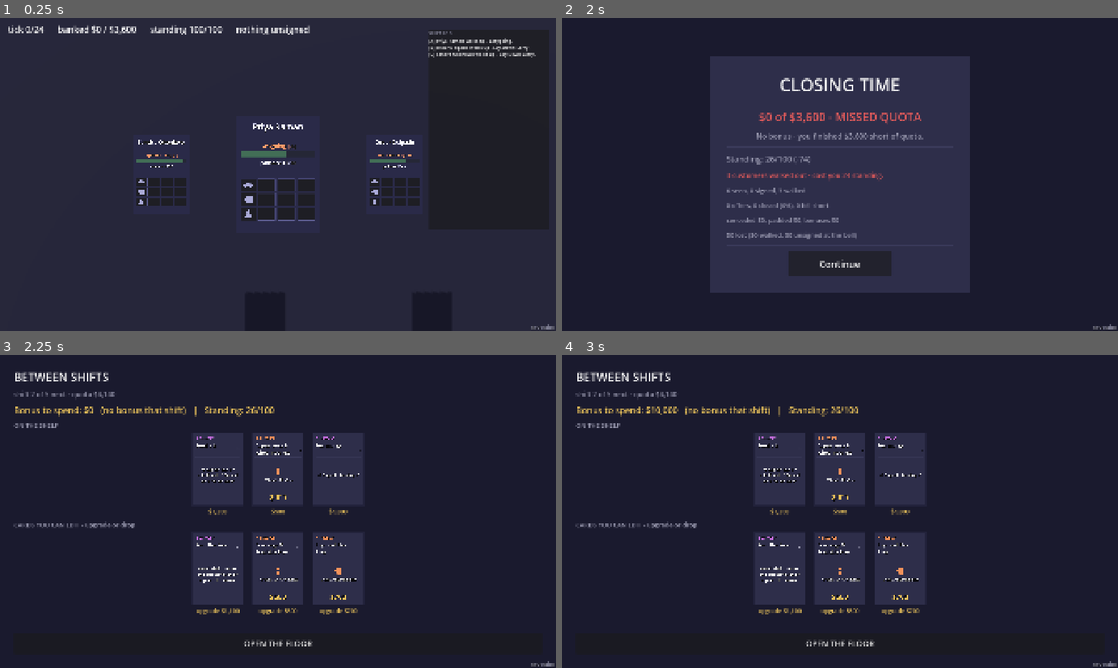
Above: before the commit, frames 1-4 (two rows, left to right).
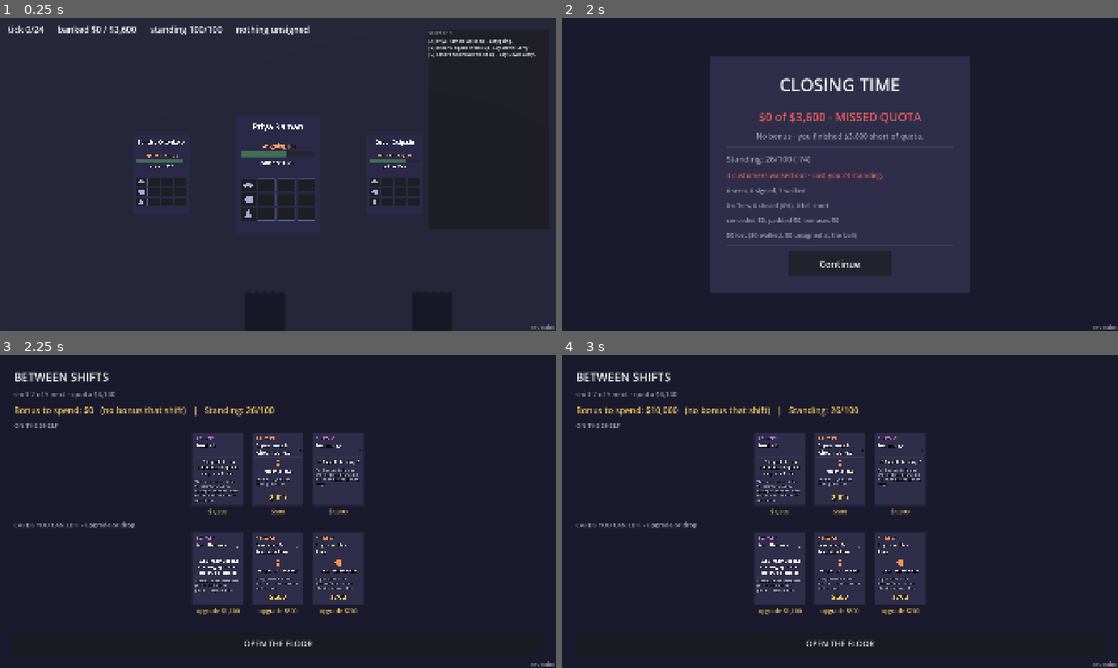
Above: after the commit, the same moments.

Repository: Painkills/RogueDealership
Game: Godot game, scene res://scenes/run.tscn
Same seed, same stepped clock (60 frames per second), same inputs: the game is played once before the commit and once after it.
Inputs (mouse positions are in pixels of both pictures, inside the frame that each line leads up to):
- Up to frame 1 (0.25 s): no input
- Up to frame 2 (2 s): click (589, 30) at 0.5 s; click (589, 30) at 1.25 s
- Up to frame 3 (2.25 s): click "Continue" at 2 s
- Up to frame 4 (3 s): click (840, 395) at 2.75 s

Frames 1-2 are identical in both runs. In frame 3, 1.4% of the frame differs, in the area x 35-65%, y 33-76%; in frame 4, 1.4%.

Commit message:
feat(view): render each card's authored flavor text on its face
CardDef.text has always carried a written line for every product and
support card, but nothing ever displayed it. Adds a FlavorLabel below
the mechanics, dim and smaller than the body text so it reads as color
commentary rather than a second rules line, with a thin divider to set
it apart. BodyRow drops its own expand-fill/centering now that flavor
is the element that absorbs vertical slack, keeping MarginLabel pinned
near the bottom regardless of how long a card's flavor text runs.

Co-Authored-By: Claude Sonnet 5 <noreply@anthropic.com>

Diff:
--- a/game/scenes/cards/card_front_2d.tscn
+++ b/game/scenes/cards/card_front_2d.tscn
@@ -3,20 +3,20 @@
 [ext_resource type="Script" path="res://scripts/view/card_type_icon_control.gd" id="1_20uip"]
 [ext_resource type="Script" path="res://scripts/view/category_icon_control.gd" id="2_ybcwr"]
 
-[node name="CardFront" type="Control" unique_id=1147285208]
+[node name="CardFront" type="Control" unique_id=910263955]
 custom_minimum_size = Vector2(500, 700)
 layout_mode = 3
 anchors_preset = 0
 offset_right = 500.0
 offset_bottom = 700.0
 
-[node name="Background" type="ColorRect" parent="." unique_id=1896641716]
+[node name="Background" type="ColorRect" parent="." unique_id=1981780091]
 layout_mode = 0
 anchor_right = 1.0
 anchor_bottom = 1.0
 color = Color(0.13333334, 0.13333334, 0.23137255, 1)
 
-[node name="Inset" type="ColorRect" parent="." unique_id=767071958]
+[node name="Inset" type="ColorRect" parent="." unique_id=337939379]
 layout_mode = 0
 anchor_right = 1.0
 anchor_bottom = 1.0
@@ -26,7 +26,7 @@
 offset_bottom = -10.0
 color = Color(0.18039216, 0.18039216, 0.2901961, 1)
 
-[node name="Margin" type="MarginContainer" parent="." unique_id=1723685613]
+[node name="Margin" type="MarginContainer" parent="." unique_id=1088894197]
 layout_mode = 0
 anchor_right = 1.0
 anchor_bottom = 1.0
@@ -35,20 +35,20 @@
 theme_override_constants/margin_right = 34
 theme_override_constants/margin_bottom = 34
 
-[node name="Column" type="VBoxContainer" parent="Margin" unique_id=1730869599]
+[node name="Column" type="VBoxContainer" parent="Margin" unique_id=1294635503]
 layout_mode = 2
 theme_override_constants/separation = 14
 
-[node name="KindRow" type="HBoxContainer" parent="Margin/Column" unique_id=718559216]
+[node name="KindRow" type="HBoxContainer" parent="Margin/Column" unique_id=887599482]
 layout_mode = 2
 theme_override_constants/separation = 10
 
-[node name="KindIcon" type="Control" parent="Margin/Column/KindRow" unique_id=1976670083]
+[node name="KindIcon" type="Control" parent="Margin/Column/KindRow" unique_id=676154633]
 custom_minimum_size = Vector2(34, 34)
 layout_mode = 2
 script = ExtResource("1_20uip")
 
-[node name="KindLabel" type="Label" parent="Margin/Column/KindRow" unique_id=805970618]
+[node name="KindLabel" type="Label" parent="Margin/Column/KindRow" unique_id=1831560973]
 layout_mode = 2
 theme_override_font_sizes/font_size = 30
 theme_override_colors/font_color = Color(0.9490196, 0.57254905, 0.3529412, 1)
@@ -57,11 +57,11 @@
 theme_override_constants/shadow_offset_y = 3
 text = "PRODUCT"
 
-[node name="Header" type="HBoxContainer" parent="Margin/Column" unique_id=309396071]
+[node name="Header" type="HBoxContainer" parent="Margin/Column" unique_id=1656591338]
 layout_mode = 2
 theme_override_constants/separation = 12
 
-[node name="NameLabel" type="Label" parent="Margin/Column/Header" unique_id=1021247481]
+[node name="NameLabel" type="Label" parent="Margin/Column/Header" unique_id=815284066]
 custom_minimum_size = Vector2(0, 130)
 layout_mode = 2
 size_flags_horizontal = 3
@@ -73,7 +73,7 @@
 text = "Anti-Theft & Key Protection"
 autowrap_mode = 2
 
-[node name="CostLabel" type="Label" parent="Margin/Column/Header" unique_id=978086989]
+[node name="CostLabel" type="Label" parent="Margin/Column/Header" unique_id=1826366870]
 layout_mode = 2
 theme_override_font_sizes/font_size = 40
 theme_override_colors/font_color = Color(0.6039216, 0.6039216, 0.6901961, 1)
@@ -83,25 +83,24 @@
 text = "3t"
 horizontal_alignment = 2
 
-[node name="Rule" type="ColorRect" parent="Margin/Column" unique_id=370252302]
+[node name="Rule" type="ColorRect" parent="Margin/Column" unique_id=890198892]
 custom_minimum_size = Vector2(0, 3)
 layout_mode = 2
 color = Color(0.22745098, 0.22745098, 0.3529412, 1)
 
-[node name="BodyRow" type="VBoxContainer" parent="Margin/Column" unique_id=872881186]
+[node name="BodyRow" type="VBoxContainer" parent="Margin/Column" unique_id=420728021]
 layout_mode = 2
-size_flags_vertical = 3
 theme_override_constants/separation = 10
 alignment = 1
 
-[node name="BodyIcon" type="Control" parent="Margin/Column/BodyRow" unique_id=1728817215]
+[node name="BodyIcon" type="Control" parent="Margin/Column/BodyRow" unique_id=1819069286]
 visible = false
 custom_minimum_size = Vector2(80, 80)
 layout_mode = 2
 size_flags_horizontal = 4
 script = ExtResource("2_ybcwr")
 
-[node name="BodyLabel" type="Label" parent="Margin/Column/BodyRow" unique_id=2040230486]
+[node name="BodyLabel" type="Label" parent="Margin/Column/BodyRow" unique_id=8302068]
 layout_mode = 2
 size_flags_horizontal = 3
 theme_override_font_sizes/font_size = 38
@@ -113,7 +112,23 @@
 horizontal_alignment = 1
 autowrap_mode = 2
 
-[node name="MarginLabel" type="Label" parent="Margin/Column" unique_id=1008868346]
+[node name="FlavorRule" type="ColorRect" parent="Margin/Column" unique_id=486315597]
+custom_minimum_size = Vector2(0, 3)
+layout_mode = 2
+color = Color(0.22745098, 0.22745098, 0.3529412, 1)
+
+[node name="FlavorLabel" type="Label" parent="Margin/Column" unique_id=1806956544]
+layout_mode = 2
+size_flags_vertical = 3
+theme_override_font_sizes/font_size = 30
+theme_override_colors/font_color = Color(0.6039216, 0.6039216, 0.6901961, 1)
+theme_override_colors/font_shadow_color = Color(0, 0, 0, 0.85)
+theme_override_constants/shadow_offset_x = 3
+theme_override_constants/shadow_offset_y = 3
+text = "You walk them through it properly. The workhorse: costs nothing but the clock, and moves you slightly less than one place up their list."
+autowrap_mode = 2
+
+[node name="MarginLabel" type="Label" parent="Margin/Column" unique_id=776041124]
 layout_mode = 2
 theme_override_font_sizes/font_size = 68
 theme_override_colors/font_color = Color(0.9098039, 0.75686276, 0.3529412, 1)
--- a/game/scripts/model/data/card_def.gd
+++ b/game/scripts/model/data/card_def.gd
@@ -5,8 +5,9 @@
 
 @export var id: StringName
 @export var display_name: String
-## Flavour only. The MECHANICAL text is generated from Effect.describe(), so
-## what is printed can never drift from what executes.
+## Flavour only, printed on the card face below the mechanics (CardText.flavor,
+## FlavorLabel). The MECHANICAL text is instead generated from
+## Effect.describe(), so what is printed can never drift from what executes.
 @export_multiline var text: String
 @export var ticks: int = 1
 @export var copies: int = 1
--- a/game/scripts/view/card_face_3d.gd
+++ b/game/scripts/view/card_face_3d.gd
@@ -32,6 +32,7 @@
 var _kind_icon: CardTypeIconControl
 var _body: Label
 var _body_icon: CategoryIconControl
+var _flavor: Label
 var _margin: Label
 
 func _ready() -> void:
@@ -56,6 +57,7 @@
 	_kind_icon = front.get_node(^"Margin/Column/KindRow/KindIcon")
 	_body = front.get_node(^"Margin/Column/BodyRow/BodyLabel")
 	_body_icon = front.get_node(^"Margin/Column/BodyRow/BodyIcon")
+	_flavor = front.get_node(^"Margin/Column/FlavorLabel")
 	_margin = front.get_node(^"Margin/Column/MarginLabel")
 
 	_viewport.size = FRONT_SIZE
@@ -88,6 +90,7 @@
 		_body_icon.set_category(p.interest.category.id, Palette.color(&"accent"))
 	else:
 		_body_icon.set_category(&"", Color.WHITE)
+	_flavor.text = CardText.flavor(inst)
 	_margin.text = CardText.margin(inst)
 
 	# The badge and label share one color per type - accent for a product,
--- a/game/scripts/view/card_preview_2d.gd
+++ b/game/scripts/view/card_preview_2d.gd
@@ -16,6 +16,7 @@
 var _kind_icon: CardTypeIconControl
 var _body: Label
 var _body_icon: CategoryIconControl
+var _flavor: Label
 var _margin: Label
 var _bound := false
 
@@ -36,6 +37,7 @@
 	_kind_icon = front.get_node(^"Margin/Column/KindRow/KindIcon")
 	_body = front.get_node(^"Margin/Column/BodyRow/BodyLabel")
 	_body_icon = front.get_node(^"Margin/Column/BodyRow/BodyIcon")
+	_flavor = front.get_node(^"Margin/Column/FlavorLabel")
 	_margin = front.get_node(^"Margin/Column/MarginLabel")
 
 	_viewport.size = FRONT_SIZE
@@ -76,6 +78,7 @@
 		_body_icon.set_category(p.interest.category.id, Palette.color(&"accent"))
 	else:
 		_body_icon.set_category(&"", Color.WHITE)
+	_flavor.text = CardText.flavor(inst)
 	_margin.text = CardText.margin(inst)
 	var kind_color := Palette.color(&"accent") if inst.is_product() else Palette.color(&"action")
 	_kind.add_theme_color_override("font_color", kind_color)
@@ -94,4 +97,5 @@
 	_kind_icon.visible = false
 	_body.text = "to see it here"
 	_body_icon.set_category(&"", Color.WHITE)
+	_flavor.text = ""
 	_margin.text = ""
--- a/game/scripts/view/card_text.gd
+++ b/game/scripts/view/card_text.gd
@@ -32,3 +32,8 @@
 ## Empty for support cards - they have no margin of their own.
 static func margin(inst: CardInstance) -> String:
 	return Format.money(inst.margin()) if inst.is_product() else ""
+
+## The authored CardDef.text - flavour only, same for every copy and every
+## upgrade of a card, unlike body() which reads differently once upgraded.
+static func flavor(inst: CardInstance) -> String:
+	return inst.card.text
--- a/game/scripts/view/shop_card_button.gd
+++ b/game/scripts/view/shop_card_button.gd
@@ -18,6 +18,7 @@
 var _kind_icon: CardTypeIconControl
 var _body: Label
 var _body_icon: CategoryIconControl
+var _flavor: Label
 var _margin: Label
 var _bound := false
 
@@ -37,6 +38,7 @@
 	_kind_icon = front.get_node(^"Margin/Column/KindRow/KindIcon")
 	_body = front.get_node(^"Margin/Column/BodyRow/BodyLabel")
 	_body_icon = front.get_node(^"Margin/Column/BodyRow/BodyIcon")
+	_flavor = front.get_node(^"Margin/Column/FlavorLabel")
 	_margin = front.get_node(^"Margin/Column/MarginLabel")
 
 	_viewport.size = FRONT_SIZE
@@ -65,6 +67,7 @@
 		_body_icon.set_category(p.interest.category.id, Palette.color(&"accent"))
 	else:
 		_body_icon.set_category(&"", Color.WHITE)
+	_flavor.text = CardText.flavor(inst)
 	_margin.text = CardText.margin(inst)
 	var kind_color := Palette.color(&"accent") if inst.is_product() else Palette.color(&"action")
 	_kind.add_theme_color_override("font_color", kind_color)
--- a/game/tests/test_card_face.gd
+++ b/game/tests/test_card_face.gd
@@ -60,6 +60,8 @@
 		(col.get_node(^"MarginLabel") as Label).text, Format.money(vsc.margin))
 	h.eq("tick cost", (col.get_node(^"Header/CostLabel") as Label).text,
 		"%dt" % vsc.ticks)
+	h.eq("the authored flavor text, verbatim",
+		(col.get_node(^"FlavorLabel") as Label).text, vsc.text)
 	c.free()
 
 func test_a_products_body_carries_the_same_badge_the_interest_grid_uses() -> void:
@@ -147,6 +149,8 @@
 			(discount as SupportCardDef).effects[0].describe()))
 	h.eq("support cards carry no margin of their own",
 		(col.get_node(^"MarginLabel") as Label).text, "")
+	h.eq("the authored flavor text, verbatim",
+		(col.get_node(^"FlavorLabel") as Label).text, discount.text)
 	c.free()
 
 func test_setup_works_before_the_card_is_in_the_tree() -> void:
@@ -202,7 +206,24 @@
 func test_the_long_fields_wrap() -> void:
 	var c := _instance()
 	var col := _front(c)
-	for name in ["Header/NameLabel", "BodyRow/BodyLabel"]:
+	for name in ["Header/NameLabel", "BodyRow/BodyLabel", "FlavorLabel"]:
 		h.check("%s wraps by word" % name,
 			(col.get_node(NodePath(name)) as Label).autowrap_mode == TextServer.AUTOWRAP_WORD)
 	c.free()
+
+func test_flavor_text_reads_as_secondary_not_a_second_rules_line() -> void:
+	## Deliberately excluded from the "big enough" size floor above - the
+	## whole point is that it reads smaller and dimmer than BodyLabel, so a
+	## quick glance lands on the mechanics first. It still needs a shadow to
+	## survive minification, same as every other field on the face.
+	var c := _instance()
+	var col := _front(c)
+	var flavor := col.get_node(^"FlavorLabel") as Label
+	var body := col.get_node(^"BodyRow/BodyLabel") as Label
+	h.eq("dimmer than the main text", flavor.get_theme_color("font_color"),
+		Palette.color(&"text_dim"))
+	h.check("smaller than the mechanical body text",
+		flavor.get_theme_font_size("font_size") < body.get_theme_font_size("font_size"))
+	h.check("still has a shadow to hold an edge when minified",
+		flavor.has_theme_color_override("font_shadow_color"))
+	c.free()
--- a/game/tests/test_card_preview.gd
+++ b/game/tests/test_card_preview.gd
@@ -43,6 +43,7 @@
 		"hover a card")
 	h.eq("no invented cost", (col.get_node(^"Header/CostLabel") as Label).text, "")
 	h.eq("no invented margin", (col.get_node(^"MarginLabel") as Label).text, "")
+	h.eq("no invented flavor text", (col.get_node(^"FlavorLabel") as Label).text, "")
 	c.free()
 
 func test_show_card_writes_a_products_words_onto_the_face() -> void:
@@ -60,6 +61,8 @@
 	h.check("carries the same category badge every other card uses", icon.visible)
 	h.eq("naming the product's own category", icon._category_id,
 		vsc.interest.category.id)
+	h.eq("the authored flavor text, verbatim",
+		(col.get_node(^"FlavorLabel") as Label).text, vsc.text)
 	c.free()
 
 func test_a_products_badge_shares_the_products_own_color() -> void:
@@ -124,4 +127,5 @@
 		"hover a card")
 	h.eq("and nothing left over from the last card",
 		(col.get_node(^"MarginLabel") as Label).text, "")
+	h.eq("flavor text cleared too", (col.get_node(^"FlavorLabel") as Label).text, "")
 	c.free()
--- a/game/tools/build_card_front_scene.gd
+++ b/game/tools/build_card_front_scene.gd
@@ -124,7 +124,6 @@
 	body_row.name = "BodyRow"
 	body_row.add_theme_constant_override("separation", 10)
 	body_row.alignment = BoxContainer.ALIGNMENT_CENTER
-	body_row.size_flags_vertical = Control.SIZE_EXPAND_FILL
 	col.add_child(body_row)
 	body_row.owner = root
 
@@ -144,6 +143,26 @@
 	body.size_flags_horizontal = Control.SIZE_EXPAND_FILL
 	body_row.add_child(body)
 	body.owner = root
+
+	var flavor_rule := ColorRect.new()
+	flavor_rule.name = "FlavorRule"
+	flavor_rule.custom_minimum_size = Vector2(0, 3)
+	flavor_rule.color = Palette.color(&"neutral_2")
+	col.add_child(flavor_rule)
+	flavor_rule.owner = root
+
+	# The authored CardDef.text, unused anywhere until now - dimmer and smaller
+	# than BodyLabel so it reads as color commentary, not a second rules line,
+	# and EXPAND_FILL so it (not BodyRow, now its natural size) is what absorbs
+	# whatever vertical slack a short card leaves, keeping MarginLabel pinned
+	# near the bottom on every card rather than drifting with flavor length.
+	var flavor := _label("FlavorLabel", 30, Palette.color(&"text_dim"))
+	flavor.text = "You walk them through it properly. The workhorse: costs nothing but the clock, and moves you slightly less than one place up their list."   # longest CardText.flavor()
+	flavor.autowrap_mode = TextServer.AUTOWRAP_WORD
+	flavor.vertical_alignment = VERTICAL_ALIGNMENT_TOP
+	flavor.size_flags_vertical = Control.SIZE_EXPAND_FILL
+	col.add_child(flavor)
+	flavor.owner = root
 
 	var money := _label("MarginLabel", 68, Palette.color(&"margin"))
 	money.text = "$1,600"   # longest CardText.margin()
